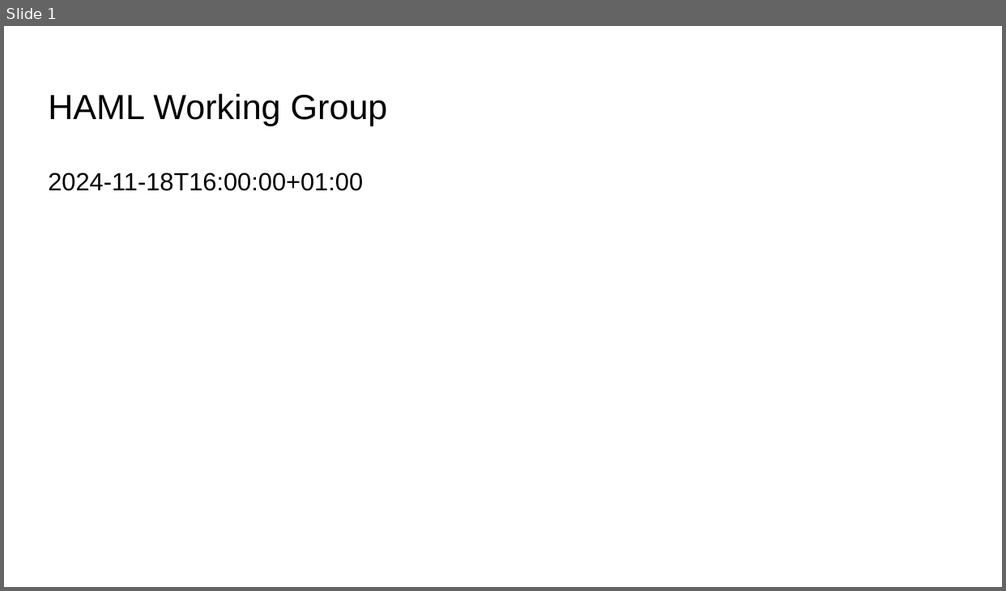
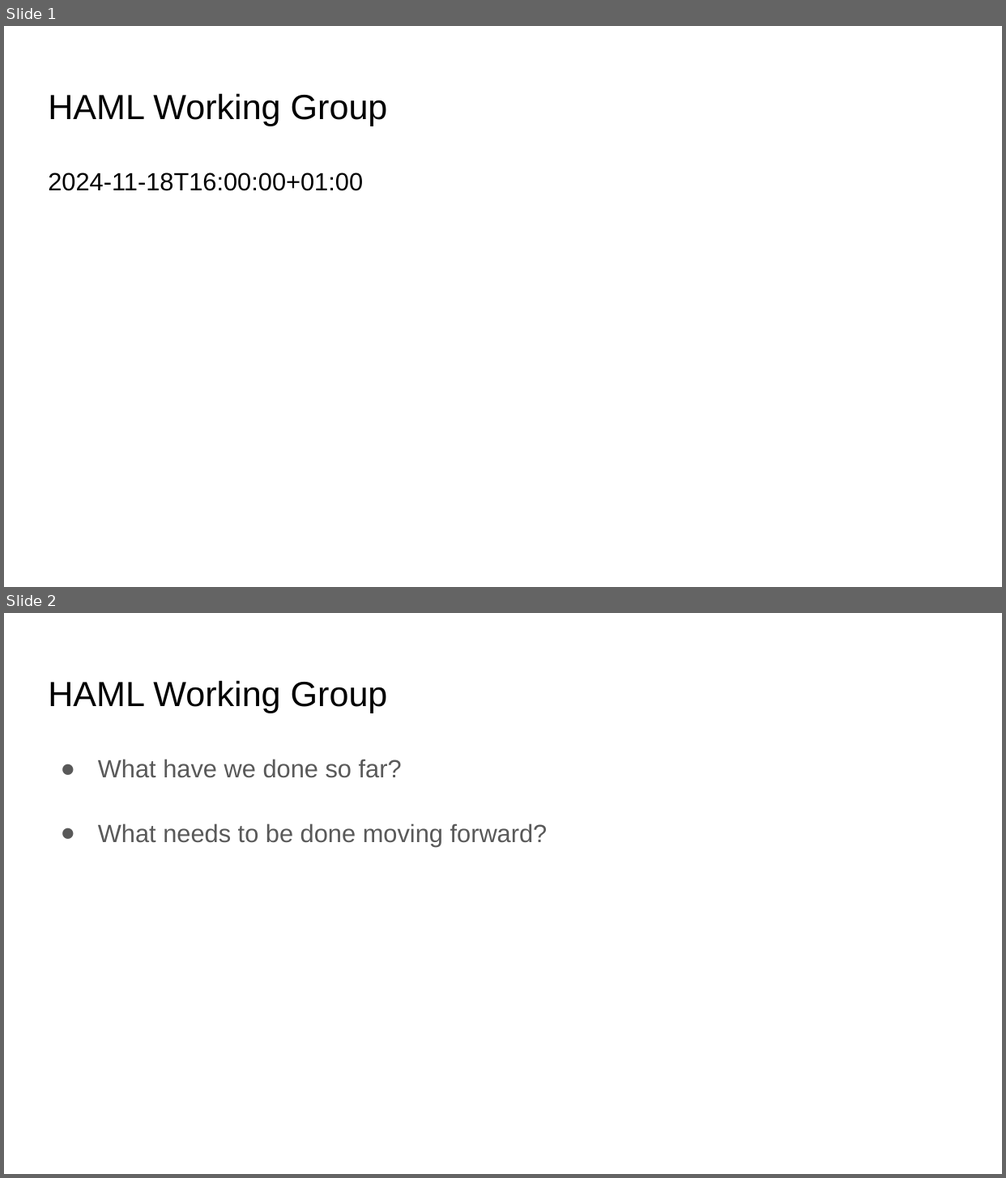
Before and after one commit to bmatern/haml, a slide deck: notes/HAML.WorkingGroup.2024.11.18.pptx. Shown one above the other, each under a label of ours: slide 1 before the commit, slides 1 and 2 after it. The pictures are 1006x591 and 1006x1178 pixels, drawn with LibreOffice and Linux fonts; fonts in the diff are those of the drawing. Boxes give left, top, right and bottom in pixels: in the first picture for what was removed or moved away, otherwise in the second. Text is boxed around its words. In the diff, an @@ line names an element or a change of style, - is before the commit and + after.

```diff
--- a/notes/HAML.WorkingGroup.2024.11.18.pptx
+++ b/notes/HAML.WorkingGroup.2024.11.18.pptx
@@ slide 2 added at [4,613,1002,1174], background #FFFFFF @@
@@ title added at [48,680,388,713], 25.2 pt, text #000000 @@
+HAML Working Group
@@ text added at [98,759,548,846], 18 pt, text #595959 @@
+● What have we done so far?
+● What needs to be done moving forward?
```
Also in this commit, not shown: 1 slide changed, 1 other slide added.
